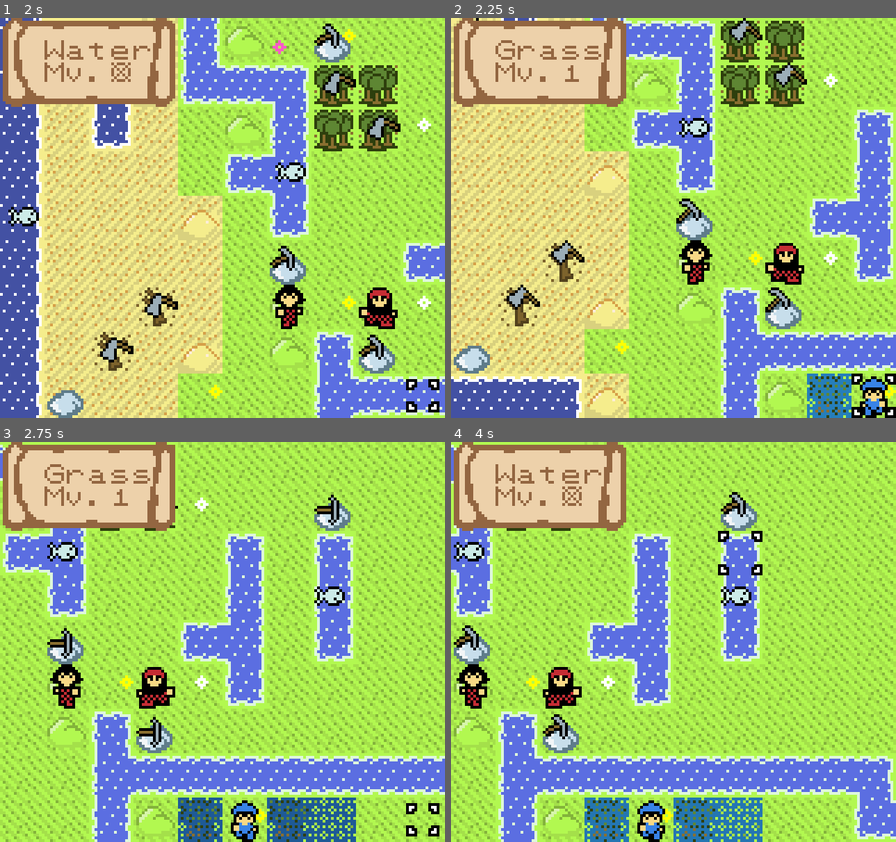
Above: before the commit, frames 1-4 (two rows, left to right).
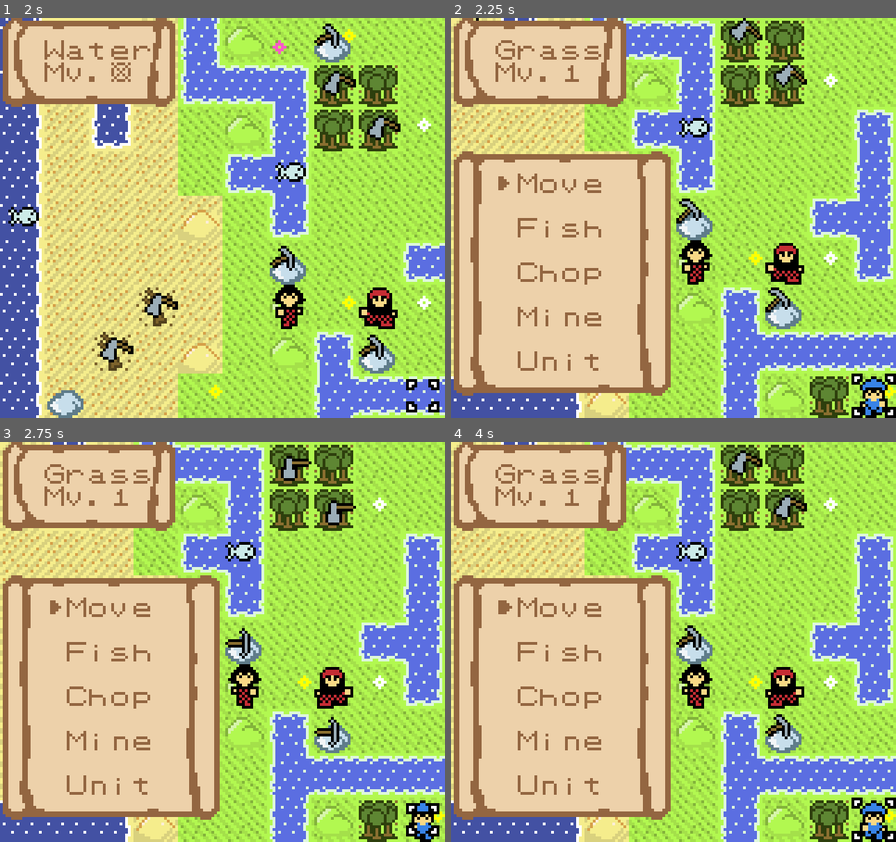
Above: after the commit, the same moments.

Repository: SummonerL/GuildBuilders
Game: Godot game, scene res://Scenes/Overworld/Overworld_Scene.tscn
Two runs of this game, one before a commit and one after it. Both use one fixed random seed, a clock stepped at 60 frames per second and the inputs below.
Inputs:
- Up to frame 1 (2 s): tap Enter (ui_accept) at 0.5, 0.77, 0.8, 1.07, 1.35, 1.52, 1.82 s; hold Right (ui_right) 0.53-1.28 s; hold Tab (ui_focus_next) 0.53-1.28 s; hold Down (ui_down) from 1.28 s (still down); tap Tab (ui_focus_next) at 1.55 s
- Up to frame 2 (2.25 s): release Down (ui_down) at 2.03 s; hold Right (ui_right) from 2.03 s (still down); hold Tab (ui_focus_next) from 2.03 s (still down)
- Up to frame 3 (2.75 s): keep holding Right (ui_right); keep holding Tab (ui_focus_next); tap Enter (ui_accept) at 2.3 s
- Up to frame 4 (4 s): release Right (ui_right) at 2.78 s; release Tab (ui_focus_next) at 2.78 s; hold Up (ui_up) 2.78-3.53 s; tap Tab (ui_focus_next) at 2.85 s; tap Enter (ui_accept) at 3.02, 3.32 s; hold Left (ui_left) from 3.53 s (still down); hold Enter (ui_accept) from 3.53 s (still down)

Frame 1 is identical in both runs. In frame 2, 30% of the frame differs, in the area x 0-90%, y 33-100%; in frame 3, 62%; in frame 4, 63%, in the area x 0-100%, y 0-100%.

Commit message:
started work on 'action list'

Diff:
--- a/Autoload/Game_Constants.gd
+++ b/Autoload/Game_Constants.gd
@@ -3,8 +3,10 @@
 const TILE_HEIGHT = 16
 const TILE_WIDTH = 16
 const TILES_PER_ROW = 10
+const DIA_TILE_WIDTH = 8
+const DIA_TILE_HEIGHT = 8
 const DIA_TILES_PER_ROW = 20
-const DIA_TILES_PER_COL = 32
+const DIA_TILES_PER_COL = 18
 const TILES_PER_COL = 9
 const SCREEN_HEIGHT = 144
 const SCREEN_WIDTH = 160
@@ -31,9 +33,31 @@
 	RIGHT
 }
 
+enum SPECIAL_SYMBOLS {
+	RIGHT_ARROW
+}
+
 enum UNIT_TYPES {
 	ANGLER_MALE,
 	ANGLER_FEMALE,
 	WOODCUTTER_MALE,
 	WOODCUTTER_FEMALE
 }
+
+# full list of actions
+const ALL_ACTIONS = [
+	'MOVE',
+	'FISH',
+	'CHOP',
+	'MINE',
+	'UNIT'
+]
+
+# full list of action names
+const ALL_ACTION_PRETTY_NAMES = {
+	'MOVE':  'Move',
+	'FISH':  'Fish',
+	'CHOP': 'Chop',
+	'MINE': 'Mine',
+	'UNIT': 'Unit'
+}
--- a/Autoload/Player_Globals.gd
+++ b/Autoload/Player_Globals.gd
@@ -6,7 +6,8 @@
 onready var party = get_node("/root/Player_Party")
 
 enum PLAYER_STATE {
-	SELECTING_TILE
+	SELECTING_TILE,
+	SELECTING_ACTION,
 	SELECTING_MOVEMENT,
 	ANIMATING_MOVEMENT
 }
--- a/Entities/Camera/Camera.gd
+++ b/Entities/Camera/Camera.gd
@@ -31,6 +31,10 @@
 	if curs_y > (player_globals.cam_pos_y + (constants.TILES_PER_COL-1)):
 		set_camera_pos(player_globals.cam_pos_x, player_globals.cam_pos_y+1)
 
+# add a new hud item as a child of camera
+func add_hud_item(hud_item):
+	add_child(hud_item)
+
 # Called when the node enters the scene tree for the first time.
 func _ready():
 	camera_init()
--- a/Entities/HUD/Dialogue.gd
+++ b/Entities/HUD/Dialogue.gd
@@ -3,8 +3,6 @@
 # bring in our global constants
 onready var constants = get_node("/root/Game_Constants")
 
-const DIA_TILE_WIDTH = 8
-const DIA_TILE_HEIGHT = 8
 const DIALOGUE_HEIGHT = 48
 const DIALOGUE_WIDTH = 160
 const MAX_CHARS_PER_ROW = 16
@@ -86,7 +84,7 @@
 			currentPos.y += 2
 			availableSpace = MAX_CHARS_PER_ROW # reset available space (for the row)
 
-			if currentPos.y >= ((constants.SCREEN_HEIGHT / float(DIA_TILE_HEIGHT)) - 2):
+			if currentPos.y >= ((constants.SCREEN_HEIGHT / float(constants.DIA_TILE_HEIGHT)) - 2):
 				finishedPrintingBlock = true # finished printing this block
 				dialogueBuffer = words
 
--- a/Entities/HUD/Letters_Symbols/Letters_Symbols.gd
+++ b/Entities/HUD/Letters_Symbols/Letters_Symbols.gd
@@ -14,6 +14,7 @@
 
 onready var tileMap = get_node("TileMap")
 onready var arrowDownSprite = get_node("Arrow_Down_Sprite")
+onready var arrowRightSprite = get_node("Arrow_Right_Sprite")
 onready var dialogueSound = get_node("Dialogue_Sound")
 
 var tileSet
@@ -83,6 +84,14 @@
 		start_pos.x += 1
 	pass
 
+func print_special_immediately(special_symbol, pos):
+	match(special_symbol):
+		constants.SPECIAL_SYMBOLS.RIGHT_ARROW:
+			print('TRYEW')
+			arrowRightSprite.position = pos
+			arrowRightSprite.visible = true
+
+
 # Called when the node enters the scene tree for the first time.
 func _ready():
 	letters_symbols_init()
--- a/Entities/HUD/Letters_Symbols/Letters_Symbols.tscn
+++ b/Entities/HUD/Letters_Symbols/Letters_Symbols.tscn
@@ -1,10 +1,12 @@
-[gd_scene load_steps=8 format=2]
+[gd_scene load_steps=11 format=2]
 
 [ext_resource path="res://Sprites/hud/letter_symbol_sheet.png" type="Texture" id=1]
 [ext_resource path="res://Entities/HUD/Letters_Symbols/Letters_Symbols.gd" type="Script" id=2]
 [ext_resource path="res://Sprites/hud/hud_symbol_down1.png" type="Texture" id=3]
 [ext_resource path="res://Sprites/hud/hud_symbol_down2.png" type="Texture" id=4]
 [ext_resource path="res://Entities/HUD/Assets/Dialogue_Sound.wav" type="AudioStream" id=5]
+[ext_resource path="res://Sprites/hud/hud_symbol_right2.png" type="Texture" id=6]
+[ext_resource path="res://Sprites/hud/hud_symbol_right1.png" type="Texture" id=7]
 
 [sub_resource type="TileSet" id=1]
 0/name = "LS_Code_65"
@@ -746,6 +748,14 @@
 "speed": 5.0
 } ]
 
+[sub_resource type="SpriteFrames" id=3]
+animations = [ {
+"frames": [ ExtResource( 7 ), ExtResource( 6 ) ],
+"loop": true,
+"name": "default",
+"speed": 5.0
+} ]
+
 [node name="Letters_Symbols" type="CanvasLayer"]
 layer = 2
 script = ExtResource( 2 )
@@ -758,6 +768,7 @@
 [node name="Arrow_Down_Sprite" type="AnimatedSprite" parent="."]
 visible = false
 frames = SubResource( 2 )
+frame = 1
 speed_scale = 0.9
 playing = true
 centered = false
@@ -765,3 +776,11 @@
 [node name="Dialogue_Sound" type="AudioStreamPlayer" parent="."]
 stream = ExtResource( 5 )
 volume_db = -6.0
+
+[node name="Arrow_Right_Sprite" type="AnimatedSprite" parent="."]
+visible = false
+frames = SubResource( 3 )
+frame = 1
+speed_scale = 0.9
+playing = true
+centered = false
--- /dev/null
+++ b/Entities/HUD/Selection_List.gd
@@ -0,0 +1,133 @@
+extends CanvasLayer
+
+# the hud item for selecting unit actions
+
+# bring in our global constants
+onready var constants = get_node("/root/Game_Constants")
+
+# bring in the global player variables
+onready var player = get_node("/root/Player_Globals")
+
+# the letters and symbol scene
+onready var letters_symbols_obj = preload("res://Entities/HUD/Letters_Symbols/Letters_Symbols.tscn")
+var letters_symbols_node
+
+# select list is 4 tiles wide
+const SELECT_LIST_WIDTH = 5
+
+# 3 tiles high
+const SELECT_LIST_1_HEIGHT = 2
+const SELECT_LIST_2_HEIGHT = 3
+const SELECT_LIST_3_HEIGHT = 4
+const SELECT_LIST_4_HEIGHT = 5
+const SELECT_LIST_5_HEIGHT = 6
+
+var left_1
+var left_2
+var left_3
+var left_4
+var left_5
+
+var right_1
+var right_2
+var right_3
+var right_4
+var right_5
+
+var side
+
+# keep track of the current selection
+var current_selected_item
+
+# our actual selection list sprites
+onready var selection_list_1_item = get_node("List_1_Item_Sprite")
+onready var selection_list_2_item = get_node("List_2_Item_Sprite")
+onready var selection_list_3_item = get_node("List_3_Item_Sprite")
+onready var selection_list_4_item = get_node("List_4_Item_Sprite")
+onready var selection_list_5_item = get_node("List_5_Item_Sprite")
+
+func selection_list_init():
+	left_1 = Vector2(0, (constants.TILES_PER_COL - SELECT_LIST_1_HEIGHT) * constants.TILE_WIDTH)
+	right_1 = Vector2((constants.TILES_PER_ROW - SELECT_LIST_WIDTH) * constants.TILE_WIDTH,
+					(constants.TILES_PER_COL - SELECT_LIST_1_HEIGHT) * constants.TILE_WIDTH)
+
+	left_2 = Vector2(0, (constants.TILES_PER_COL - SELECT_LIST_2_HEIGHT) * constants.TILE_WIDTH)
+	right_2 = Vector2((constants.TILES_PER_ROW - SELECT_LIST_WIDTH) * constants.TILE_WIDTH,
+					(constants.TILES_PER_COL - SELECT_LIST_2_HEIGHT) * constants.TILE_WIDTH)
+
+	left_3 = Vector2(0, (constants.TILES_PER_COL - SELECT_LIST_3_HEIGHT) * constants.TILE_WIDTH)
+	right_3 = Vector2((constants.TILES_PER_ROW - SELECT_LIST_WIDTH) * constants.TILE_WIDTH,
+					(constants.TILES_PER_COL - SELECT_LIST_3_HEIGHT) * constants.TILE_WIDTH)
+
+	left_4 = Vector2(0, (constants.TILES_PER_COL - SELECT_LIST_4_HEIGHT) * constants.TILE_WIDTH)
+	right_4 = Vector2((constants.TILES_PER_ROW - SELECT_LIST_WIDTH) * constants.TILE_WIDTH,
+					(constants.TILES_PER_COL - SELECT_LIST_4_HEIGHT) * constants.TILE_WIDTH)
+
+	left_5 = Vector2(0, (constants.TILES_PER_COL - SELECT_LIST_5_HEIGHT) * constants.TILE_WIDTH)
+	right_5 = Vector2((constants.TILES_PER_ROW - SELECT_LIST_WIDTH) * constants.TILE_WIDTH,
+					(constants.TILES_PER_COL - SELECT_LIST_5_HEIGHT) * constants.TILE_WIDTH)
+
+	# create a letters_symbols instance
+	letters_symbols_node = letters_symbols_obj.instance()
+	add_child(letters_symbols_node)
+
+	position_selection_list()
+
+func position_selection_list():
+	if ((player.curs_pos_x - player.cam_pos_x) <= ((constants.TILES_PER_ROW / 2) - 1)):
+		selection_list_1_item.position = right_1
+		selection_list_2_item.position = right_2
+		selection_list_3_item.position = right_3
+		selection_list_4_item.position = right_4
+		selection_list_5_item.position = right_5
+		side = constants.SIDES.RIGHT
+
+	if ((player.curs_pos_x - player.cam_pos_x) > ((constants.TILES_PER_ROW / 2) - 1)):
+		selection_list_1_item.position = left_1
+		selection_list_2_item.position = left_2
+		selection_list_3_item.position = left_3
+		selection_list_4_item.position = left_4
+		selection_list_5_item.position = left_5
+		side = constants.SIDES.LEFT
+
+		pass
+	pass
+
+func populate_selection_list(actions):
+	var start_pos_x = 2
+	if (side == constants.SIDES.RIGHT):
+		start_pos_x += (constants.TILES_PER_ROW * 2) - (SELECT_LIST_WIDTH * 2)
+
+	var start_pos_y = 1
+
+	match len(actions):
+		1:
+			selection_list_1_item.visible = true
+			start_pos_y += (constants.TILES_PER_COL * 2) - (SELECT_LIST_1_HEIGHT * 2)
+		2:
+			selection_list_2_item.visible = true
+			start_pos_y += (constants.TILES_PER_COL * 2) - (SELECT_LIST_2_HEIGHT * 2)
+		3:
+			selection_list_3_item.visible = true
+			start_pos_y += (constants.TILES_PER_COL * 2) - (SELECT_LIST_3_HEIGHT * 2)
+		4:
+			selection_list_4_item.visible = true
+			start_pos_y += (constants.TILES_PER_COL * 2) - (SELECT_LIST_4_HEIGHT * 2)
+		5:
+			selection_list_5_item.visible = true
+			start_pos_y += (constants.TILES_PER_COL * 2) - (SELECT_LIST_5_HEIGHT * 2)
+
+	# print the 'selection' icon beside the first option
+
+	letters_symbols_node.print_special_immediately(constants.SPECIAL_SYMBOLS.RIGHT_ARROW,
+							Vector2(start_pos_x * constants.DIA_TILE_WIDTH, start_pos_y * constants.DIA_TILE_HEIGHT))
+	start_pos_x += 1
+
+	for action in actions:
+		letters_symbols_node.print_immediately(constants.ALL_ACTION_PRETTY_NAMES[constants.ALL_ACTIONS[action]], Vector2(start_pos_x, start_pos_y))
+		start_pos_y += 2
+
+	current_selected_item = actions[0]
+
+func _ready():
+	selection_list_init()
--- /dev/null
+++ b/Entities/HUD/Selection_List.tscn
@@ -0,0 +1,36 @@
+[gd_scene load_steps=7 format=2]
+
+[ext_resource path="res://Sprites/hud/hud_select_list_2_item.png" type="Texture" id=1]
+[ext_resource path="res://Entities/HUD/Selection_List.gd" type="Script" id=2]
+[ext_resource path="res://Sprites/hud/hud_select_list_5_item.png" type="Texture" id=3]
+[ext_resource path="res://Sprites/hud/hud_select_list_3_item.png" type="Texture" id=4]
+[ext_resource path="res://Sprites/hud/hud_select_list_4_item.png" type="Texture" id=5]
+[ext_resource path="res://Sprites/hud/hud_select_list_1_item.png" type="Texture" id=6]
+
+[node name="Selection_List" type="CanvasLayer"]
+script = ExtResource( 2 )
+
+[node name="List_1_Item_Sprite" type="Sprite" parent="."]
+visible = false
+texture = ExtResource( 6 )
+centered = false
+
+[node name="List_2_Item_Sprite" type="Sprite" parent="."]
+visible = false
+texture = ExtResource( 1 )
+centered = false
+
+[node name="List_3_Item_Sprite" type="Sprite" parent="."]
+visible = false
+texture = ExtResource( 4 )
+centered = false
+
+[node name="List_4_Item_Sprite" type="Sprite" parent="."]
+visible = false
+texture = ExtResource( 5 )
+centered = false
+
+[node name="List_5_Item_Sprite" type="Sprite" parent="."]
+visible = false
+texture = ExtResource( 3 )
+centered = false
--- a/Entities/Player/Cursor.gd
+++ b/Entities/Player/Cursor.gd
@@ -60,11 +60,18 @@
 	# get any units on this tile
 	var unit = get_selected_tile_units()
 	if (unit != null):
+		# update the player state
+		player.player_state = player.PLAYER_STATE.SELECTING_ACTION
+		cursor_reset()
+
 		# activate the unit
 		party.set_active_unit(unit)
 
+		# show the unit's action list
+		unit.show_action_list()
+
 		# enable the unit's movement state
-		unit.enable_movement_state()
+		#unit.enable_movement_state()
 
 func stop_timer():
 	cursor_timer.stop()
@@ -108,7 +115,6 @@
 	cursor_init()
 
 func _input(event):
-
 	# if any of the directional keys are released, reset the cursor speed/timer
 	if ( (event.is_action_released("ui_up") && cursor_direction ==  constants.DIRECTIONS.UP) ||
 		(event.is_action_released("ui_right") && cursor_direction ==  constants.DIRECTIONS.RIGHT) ||
@@ -116,44 +122,46 @@
 		(event.is_action_released("ui_left") && cursor_direction ==  constants.DIRECTIONS.LEFT) ):
 		cursor_reset()
 
-	# immediately move, then continue moving
-	if event.is_action_pressed("ui_up"):
-		# if we're changing directions, act as if we're resetting
-		if (cursor_direction != constants.DIRECTIONS.UP):
-			cursor_reset()
-		cursor_direction = constants.DIRECTIONS.UP
-		cursor_move()
-		cursor_moving = true
+	if (player.player_state == player.PLAYER_STATE.SELECTING_MOVEMENT ||
+		player.player_state == player.PLAYER_STATE.SELECTING_TILE):
+		# immediately move, then continue moving
+		if event.is_action_pressed("ui_up"):
+			# if we're changing directions, act as if we're resetting
+			if (cursor_direction != constants.DIRECTIONS.UP):
+				cursor_reset()
+			cursor_direction = constants.DIRECTIONS.UP
+			cursor_move()
+			cursor_moving = true
 
-	if event.is_action_pressed("ui_right"):
-		# if we're changing directions, act as if we're resetting
-		if (cursor_direction != constants.DIRECTIONS.RIGHT):
-			cursor_reset()
-		cursor_direction = constants.DIRECTIONS.RIGHT
-		cursor_move()
-		cursor_moving = true
+		if event.is_action_pressed("ui_right"):
+			# if we're changing directions, act as if we're resetting
+			if (cursor_direction != constants.DIRECTIONS.RIGHT):
+				cursor_reset()
+			cursor_direction = constants.DIRECTIONS.RIGHT
+			cursor_move()
+			cursor_moving = true
 
-	if event.is_action_pressed("ui_down"):
-		# if we're changing directions, act as if we're resetting
-		if (cursor_direction != constants.DIRECTIONS.DOWN):
-			cursor_reset()
-		cursor_direction = constants.DIRECTIONS.DOWN
-		cursor_move()
-		cursor_moving = true
+		if event.is_action_pressed("ui_down"):
+			# if we're changing directions, act as if we're resetting
+			if (cursor_direction != constants.DIRECTIONS.DOWN):
+				cursor_reset()
+			cursor_direction = constants.DIRECTIONS.DOWN
+			cursor_move()
+			cursor_moving = true
 
-	if event.is_action_pressed("ui_left"):
-		# if we're changing directions, act as if we're resetting
-		if (cursor_direction != constants.DIRECTIONS.LEFT):
-			cursor_reset()
-		cursor_direction = constants.DIRECTIONS.LEFT
-		cursor_move()
-		cursor_moving = true
+		if event.is_action_pressed("ui_left"):
+			# if we're changing directions, act as if we're resetting
+			if (cursor_direction != constants.DIRECTIONS.LEFT):
+				cursor_reset()
+			cursor_direction = constants.DIRECTIONS.LEFT
+			cursor_move()
+			cursor_moving = true
 
 	# if the action button is pressed, we can select the tile/unit
 	if event.is_action_pressed("ui_focus_next"):
 		# regardless of the current state, if there are any units here, we need
-		# to activate them. This allows the user to select a unit to move,
-		# even while they are still selecting movement for another unit
+		# to activate them. This allows the user to select a unit to do an action,
+	# even while they are still selecting movement for another unit
 		if (get_selected_tile_units() != null):
 			# as long as another unit is not actively moving
 			if (player.player_state != player.PLAYER_STATE.ANIMATING_MOVEMENT):
--- a/Entities/Player/Party.gd
+++ b/Entities/Player/Party.gd
@@ -27,14 +27,18 @@
 func add_unit(unit):
 	match unit:
 		constants.UNIT_TYPES.ANGLER_MALE:
-			var angler_male_node = add_child(angler_male_scn.instance())
+			var angler_male_node = angler_male_scn.instance()
+			add_child(angler_male_node)
 			party_members.append(angler_male_node)
 		constants.UNIT_TYPES.ANGLER_FEMALE:
-			var angler_female_node = add_child(angler_female_scn.instance())
+			var angler_female_node = angler_female_scn.instance()
+			add_child(angler_female_node)
 			party_members.append(angler_female_node)
 		constants.UNIT_TYPES.WOODCUTTER_MALE:
-			var woodcutter_male_node = add_child(woodcutter_male_scn.instance())
+			var woodcutter_male_node = woodcutter_male_scn.instance()
+			add_child(woodcutter_male_node)
 			party_members.append(woodcutter_male_node)
 		constants.UNIT_TYPES.WOODCUTTER_FEMALE:
-			var woodcutter_female_node = add_child(woodcutter_female_scn.instance())
+			var woodcutter_female_node = woodcutter_female_scn.instance()
+			add_child(woodcutter_female_node)
 			party_members.append(woodcutter_female_node)
--- a/Entities/Player/Units/Unit_Class.gd
+++ b/Entities/Player/Units/Unit_Class.gd
@@ -7,11 +7,16 @@
 onready var player = get_node("/root/Player_Globals")
 
 onready var movement_grid_square = preload("res://Entities/Player/Movement_Grid_Square.tscn")
+
+onready var hud_selection_list_scn = preload("res://Entities/HUD/Selection_List.tscn")
 
 # have 2 layers of potential tiles
 onready var tileset_props_l1 = get_tree().get_nodes_in_group(constants.MAP_TILES_GROUP)[0]
 onready var tileset_props_l2 = get_tree().get_nodes_in_group(constants.MAP_TILES_GROUP)[1]
 
+# make sure we have access to the main camera node
+onready var camera = get_tree().get_nodes_in_group("Camera")[0]
+
 # units can inherit from this class to access common variables
 
 # a set of Vector2s that are currently eligible for movement (doesn't' include distance)
@@ -33,6 +38,25 @@
 
 # the unit's name
 var unit_name = ""
+
+enum BASIC_ACTIONS {
+	MOVE,
+	TEST1,
+	TEST2,
+	TEST3,
+	UNIT
+}
+
+# list of actions that are available to the unit
+const initial_action_list = [
+	BASIC_ACTIONS.MOVE,
+	BASIC_ACTIONS.TEST1,
+	BASIC_ACTIONS.TEST2,
+	BASIC_ACTIONS.TEST3,
+	BASIC_ACTIONS.UNIT,
+]
+
+var current_action_list = initial_action_list
 
 # initialize the unit (all units will need to call this)
 func unit_base_init():
@@ -48,6 +72,18 @@
 	self.global_position = Vector2(target_x*constants.TILE_WIDTH,
 								target_y*constants.TILE_HEIGHT)
 
+
+func show_action_list():
+	# add a selection list istance to our camera
+	var hud_selection_list_node = hud_selection_list_scn.instance()
+	camera.add_hud_item(hud_selection_list_node)
+
+	# populate the action list with the current list of actions this unit can take
+	hud_selection_list_node.populate_selection_list(current_action_list)
+
+# reset our action list to the initial action list
+func reset_action_list():
+	current_action_list = initial_action_list
 
 # we can now enable the unit's movement state + show movement grid
 func enable_movement_state():
--- a/Scenes/Overworld/Overworld_Scene.gd
+++ b/Scenes/Overworld/Overworld_Scene.gd
@@ -34,16 +34,16 @@
 	hud = hud_scn.instance()
 	hud_tile_info = hud_tile_info_scn.instance()
 
+	add_child(camera)
+	camera.add_child(hud_tile_info) # make the hud a child of the camera
+	add_child(cursor)
+	camera.add_child(hud)
+
 	# add units to the player's party
 	player.party.add_unit(constants.UNIT_TYPES.ANGLER_MALE)
 	player.party.add_unit(constants.UNIT_TYPES.ANGLER_FEMALE)
 	player.party.add_unit(constants.UNIT_TYPES.WOODCUTTER_MALE)
 	player.party.add_unit(constants.UNIT_TYPES.WOODCUTTER_FEMALE)
-
-	add_child(camera)
-	camera.add_child(hud_tile_info) # make the hud a child of the camera
-	add_child(cursor)
-	camera.add_child(hud)
 
 	# lights, camera, action!
 	camera.turnOn()
Binary file removed: Sprites/hud/hud_dialogue_confirmation.png
Binary file added: Sprites/hud/hud_select_list_1_item.png
Not shown, added: Sprites/hud/hud_select_list_1_item.png.import
Binary file added: Sprites/hud/hud_select_list_2_item.png
Not shown, added: Sprites/hud/hud_select_list_2_item.png.import
Binary file added: Sprites/hud/hud_select_list_3_item.png
Not shown, added: Sprites/hud/hud_select_list_3_item.png.import
Binary file added: Sprites/hud/hud_select_list_4_item.png
Not shown, added: Sprites/hud/hud_select_list_4_item.png.import
Binary file added: Sprites/hud/hud_select_list_5_item.png
Not shown, changed: Sprites/hud/hud_select_list_5_item.png.import
Renamed: Sprites/hud/hud_symbol_right.png -> Sprites/hud/hud_symbol_right1.png
(and 5 more such lines)
